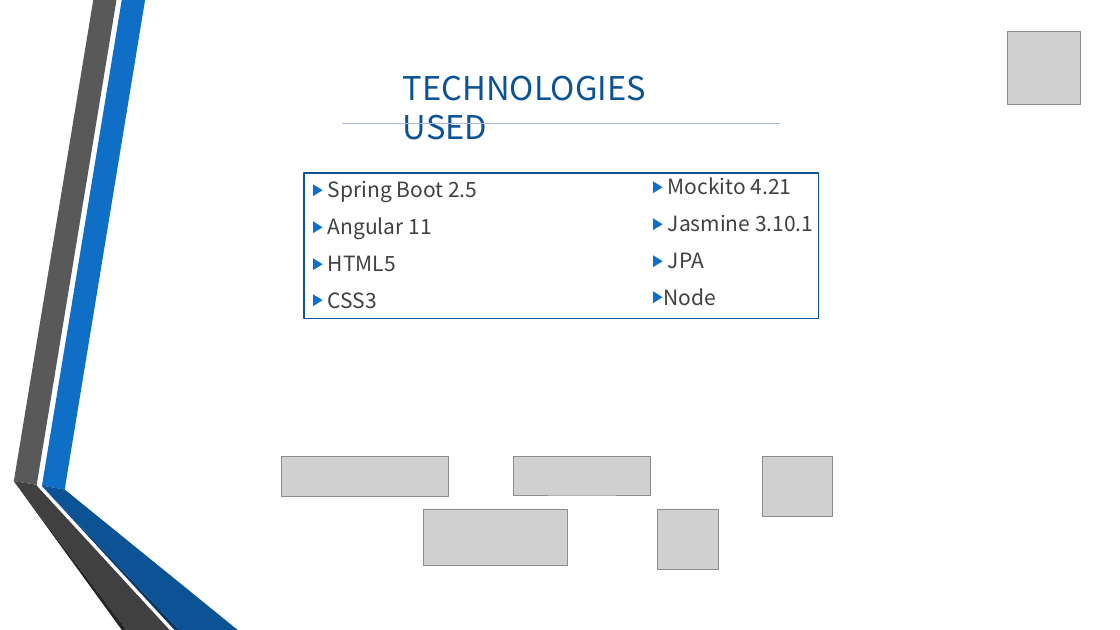
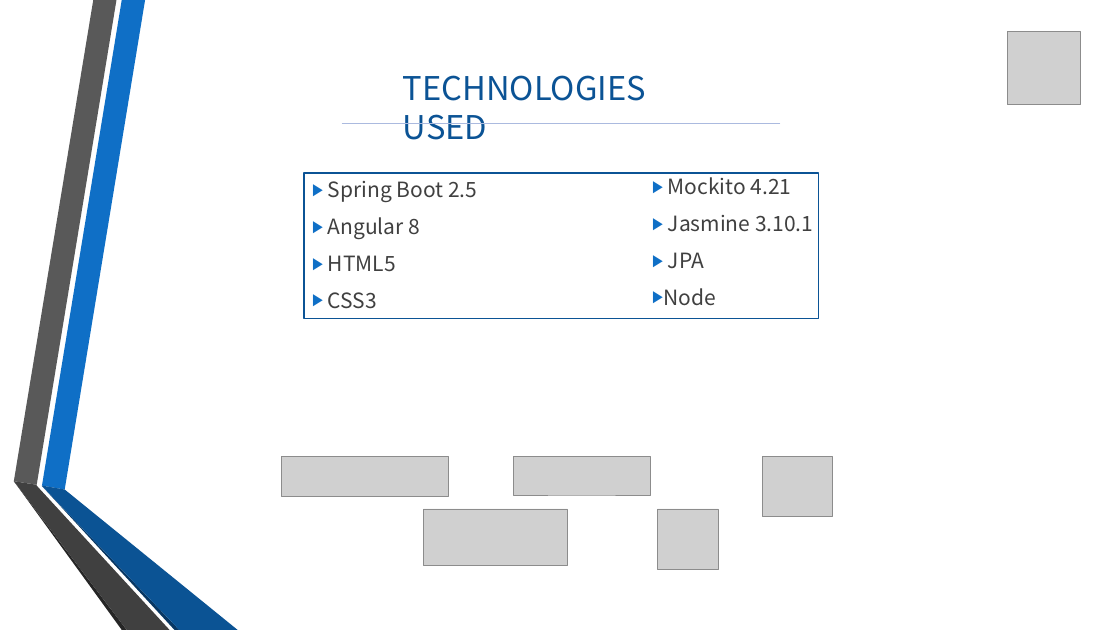
Before and after one commit to vikasdhiman0635/Airline_Reservation, a slide deck: slide 6 of Document/EchoFlightsPPT.pptx. Drawn at 1120x630 pixels with LibreOffice and Linux fonts; fonts in the diff are those of the drawing; grey boxes stand for pictures; background and template pictures are left out. Boxes give left, top, right and bottom in pixels: in the first picture for what was removed or moved away, otherwise in the second. Text is boxed around its words. In the diff, an @@ line names an element or a change of style, - is before the commit and + after.

```diff
--- a/Document/EchoFlightsPPT.pptx
+++ b/Document/EchoFlightsPPT.pptx
@@ text in rectangle at (328,217,421,239): text changed @@
-▶ Angular 11
+▶ Angular 8
```
Also in this commit, not shown: 3 other slides changed, 1 slide removed, 5 other files.
